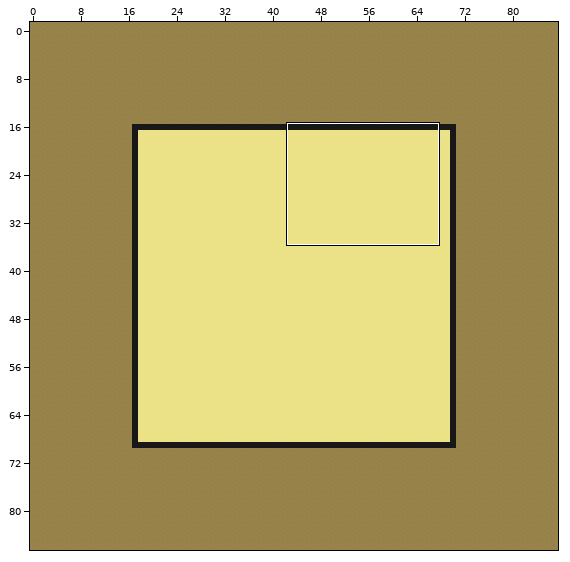
Tiled map (JSON): public/assets/tilemaps/desert.json. Above, an overview of the earlier version with the close-up marked.
Close-up. Old version:
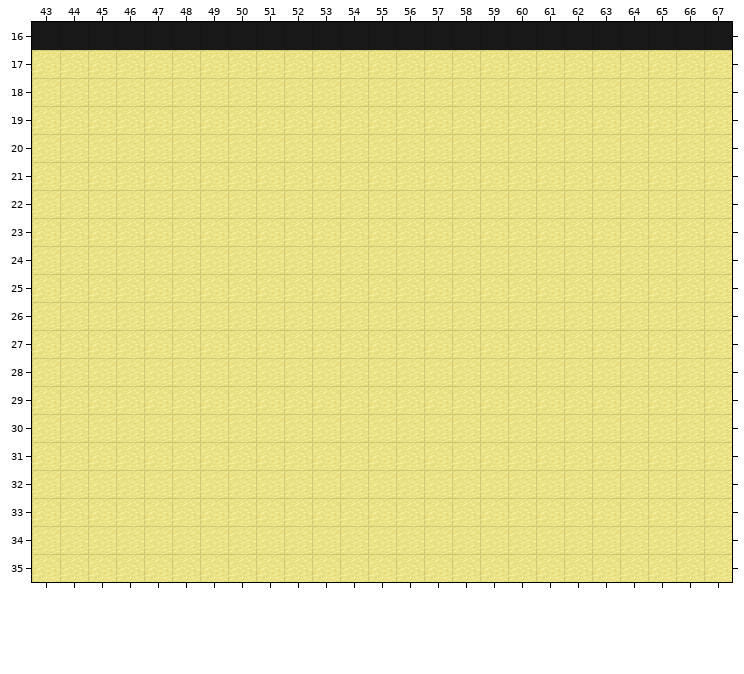
Cells are 32x32 px. Shown: x 43..67, y 16..35. The commit also changed other parts of the map, which this record leaves out. The old version is drawn lined up with the new one.
The result:
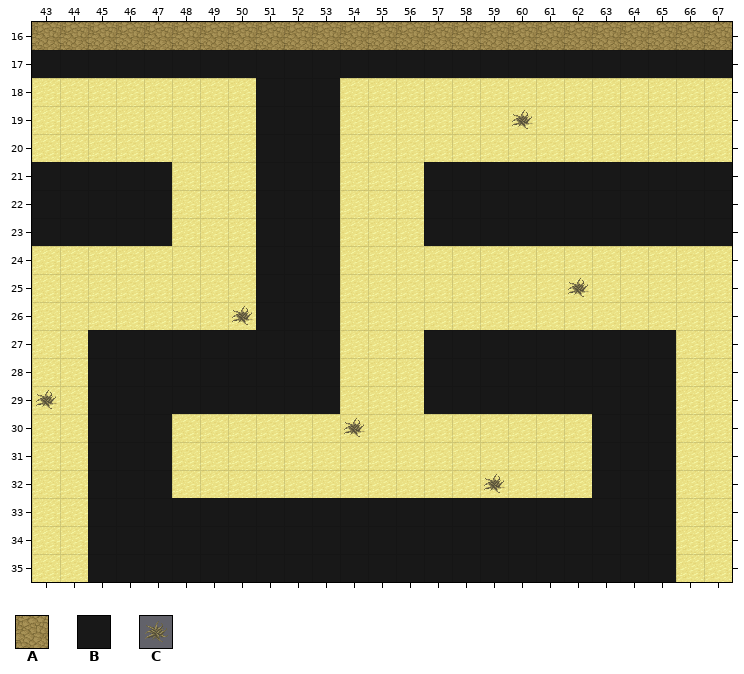
Key: from "merged_pipo": A 734, B 1118, C 1202.
_ is an empty cell.
Tiles replaced or removed in this view: B.
Edits made:
Changed rows in their new state; . is an unchanged cell.
map size 88x88 -> 87x87 cells (old content now starts at 0,-1; both pictures use the new coordinates)
Layer "middle":
first column x 43:
16 AAAAAAAAAAAAAAAAAAAAAAAAA
Layer "above":
first column x 60:
19 C
first column x 43:
25 ...................C
26 .......C............
29 C...................
30 ...........C........
32 ................C...
Layer "collides":
first column x 43:
16 _________________________
17 BBBBBBBBBBBBBBBBBBBBBBBBB
18 ........BBB..............
19 ........BBB..............
20 ........BBB..............
21 BBBBB...BBB...BBBBBBBBBBB
22 BBBBB...BBB...BBBBBBBBBBB
23 BBBBB...BBB...BBBBBBBBBBB
24 ........BBB..............
25 ........BBB..............
26 ........BBB..............
27 ..BBBBBBBBB...BBBBBBBBB..
28 ..BBBBBBBBB...BBBBBBBBB..
29 ..BBBBBBBBB...BBBBBBBBB..
30 ..BBB...............BBB..
31 ..BBB...............BBB..
32 ..BBB...............BBB..
33 ..BBBBBBBBBBBBBBBBBBBBB..
34 ..BBBBBBBBBBBBBBBBBBBBB..
35 ..BBBBBBBBBBBBBBBBBBBBB..
